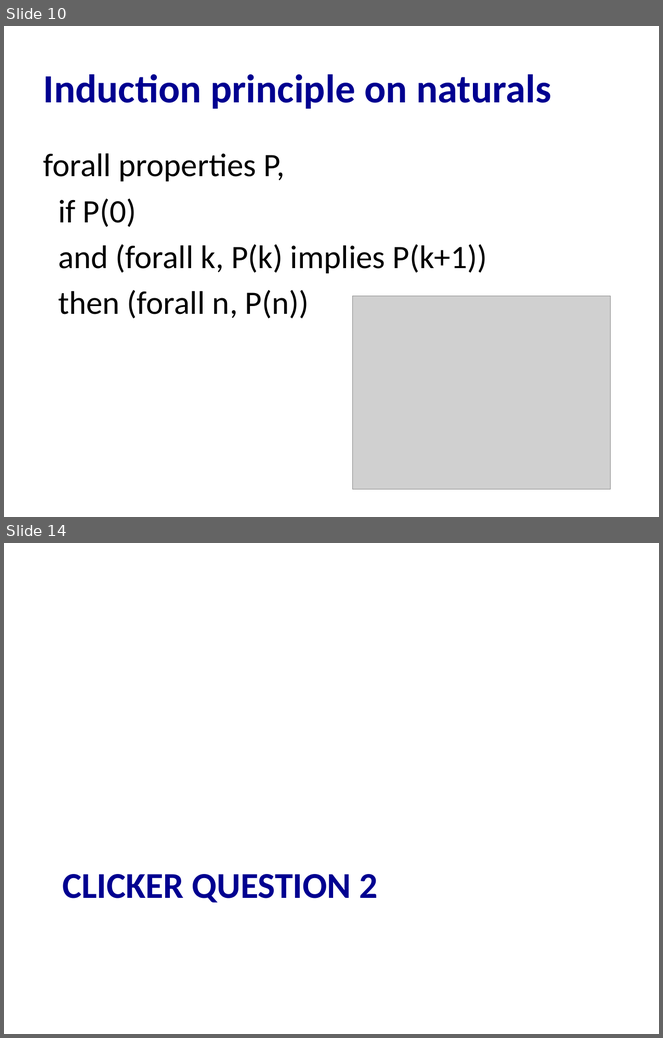
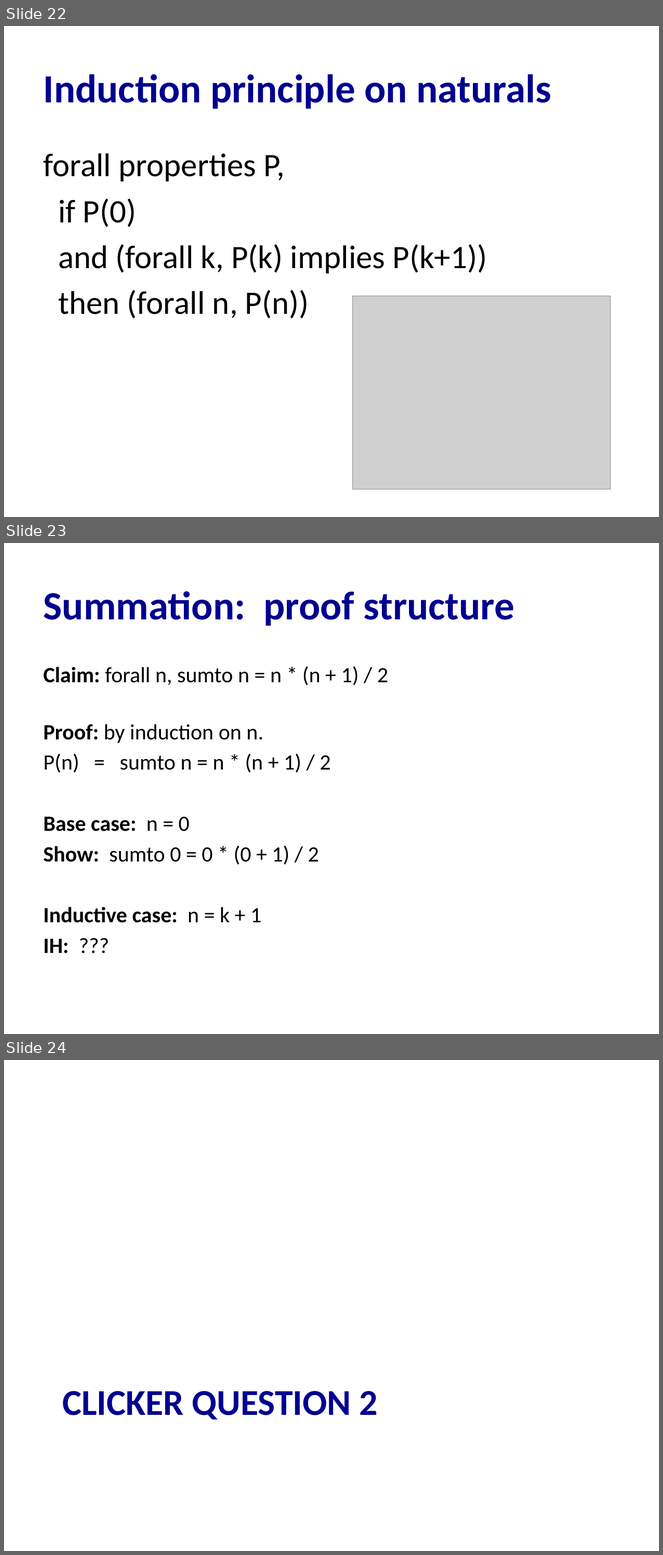
Before and after one commit to cs3110/materials-2019fa, a slide deck: 20-proofs/lec.pptx. Shown one above the other, each under a label of ours: slides 10 and 14 before the commit, slides 22, 23 and 24 after it; the slides between them are not shown. The pictures are 663x1038 and 663x1555 pixels, drawn with LibreOffice and Linux fonts; fonts in the diff are those of the drawing; grey boxes stand for pictures. Boxes give left, top, right and bottom in pixels: in the first picture for what was removed or moved away, otherwise in the second. Text is boxed around its words. In the diff, an @@ line names an element or a change of style, - is before the commit and + after.

```diff
--- a/20-proofs/lec.pptx
+++ b/20-proofs/lec.pptx
@@ slide 23 added at (x1=4, y1=543, x2=659, y2=1034), background #FFFFFF @@
@@ title added at (x1=44, y1=591, x2=515, y2=626), 44 pt, text #000090, bold @@
+Summation: proof structure
@@ text added at (x1=44, y1=666, x2=388, y2=954), 24 pt, text #000000 @@
+Claim: forall n, sumto n = n * (n + 1) / 2
+Proof: by induction on n.
+P(n) = sumto n = n * (n + 1) / 2
+Base case: n = 0
+Show: sumto 0 = 0 * (0 + 1) / 2
+Inductive case: n = k + 1
+IH: ???
@@ what was slide 10 is now slide 22 @@
@@ what was slide 14 is now slide 24 @@
```
Also in this commit, not shown: 4 slides changed, 27 other slides added, 16 slides removed, 1 other file.
